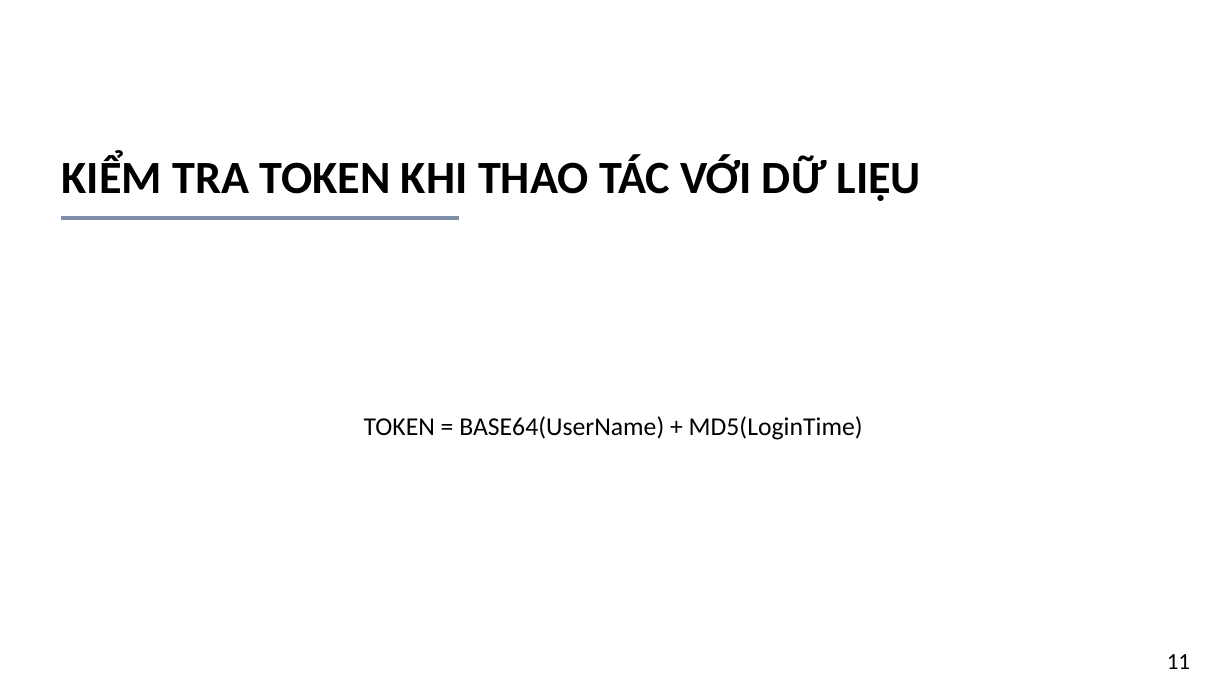
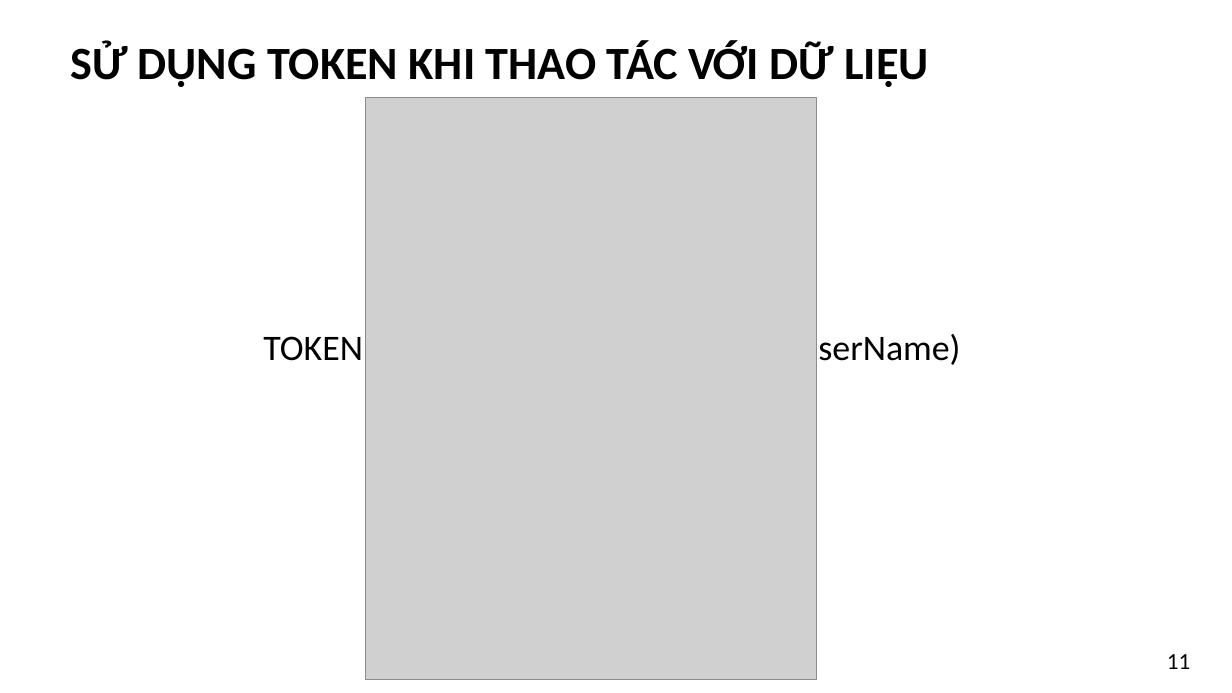
Before and after one commit to kim-ninh/ISE_NTMT_04, a slide deck: slide 11 of 05_Report/FoodMap_Nhom8.pptx. Drawn at 1232x693 pixels with LibreOffice and Linux fonts; fonts in the diff are those of the drawing; grey boxes stand for pictures. Boxes give left, top, right and bottom in pixels: in the first picture for what was removed or moved away, otherwise in the second. Text is boxed around its words. In the diff, an @@ line names an element or a change of style, - is before the commit and + after.

```diff
--- a/05_Report/FoodMap_Nhom8.pptx
+++ b/05_Report/FoodMap_Nhom8.pptx
@@ title "SỬ DỤNG TOKEN KHI THAO ..." at (70,41,928,87): vertical alignment bottom to middle @@
@@ title at (70,41,928,87): text changed @@
-KIỂM TRA TOKEN KHI THAO TÁC VỚI DỮ LIỆU
+SỬ DỤNG TOKEN KHI THAO TÁC VỚI DỮ LIỆU
@@ picture added at (366,97,817,679) @@
@@ line removed from (62, 218) to (459, 218) @@
@@ text at (263,330,960,369): text changed; size 20 to 28 pt @@
-TOKEN = BASE64(UserName) + MD5(LoginTime)
+TOKEN = MD5(LoginTime) + BASE64(UserName)
```
Also in this commit, not shown: 3 other slides changed, 5 slides added, 3 slides removed, 12 other files.
